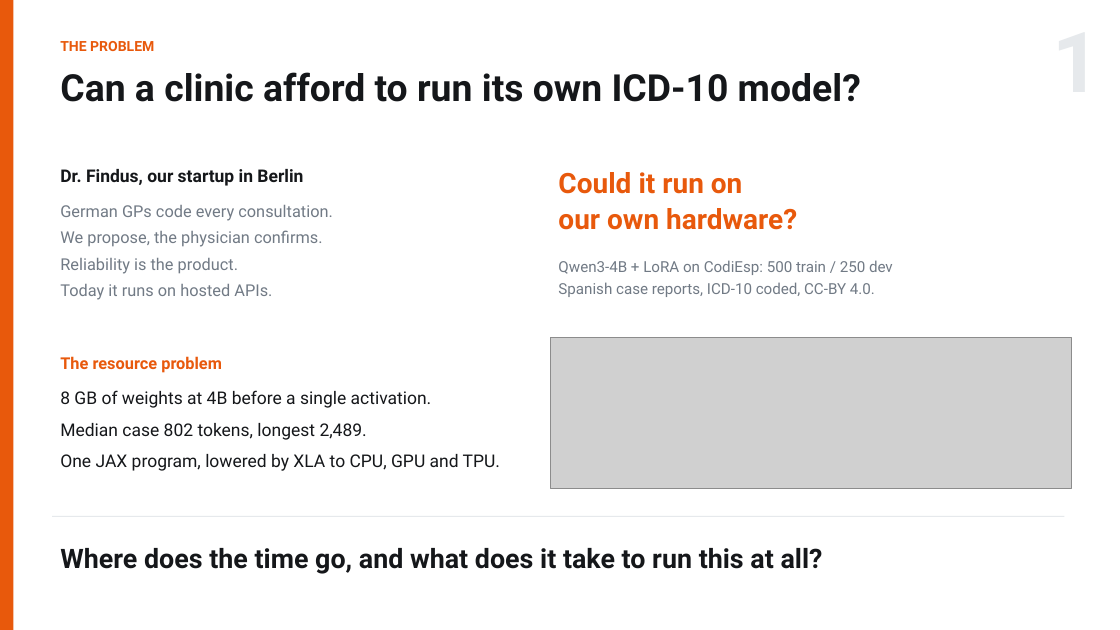
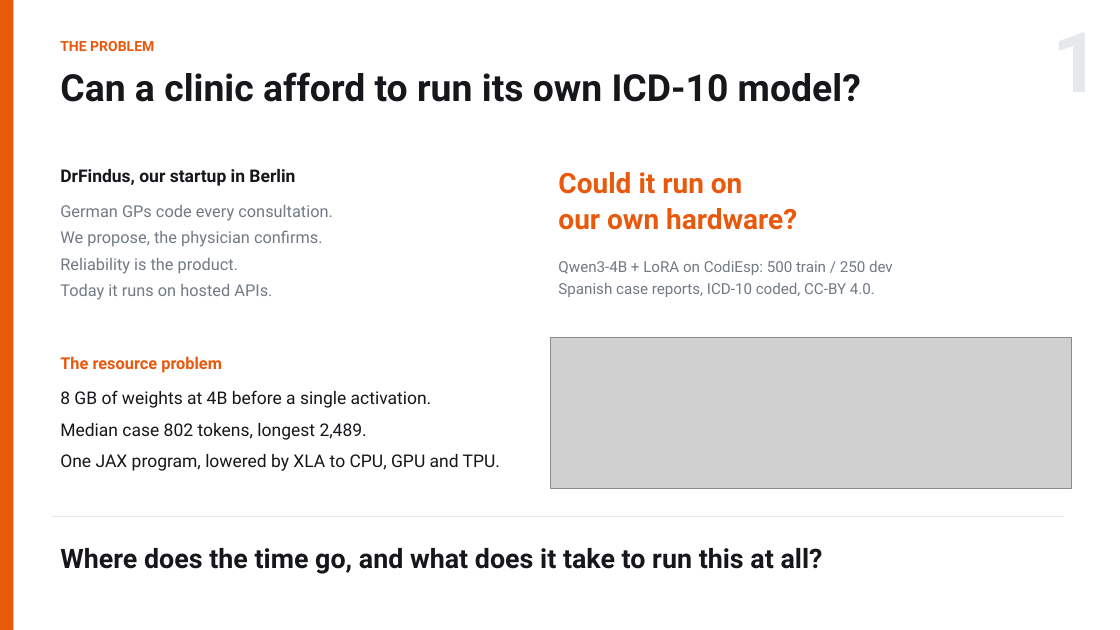
Before and after one commit to RN0L/qwen3-icd10-scaling, a slide deck: slide 1 of slides/ME344_Final_Arnold_Hambuch.pptx. Drawn at 1120x630 pixels with LibreOffice and Linux fonts; fonts in the diff are those of the drawing; grey boxes stand for pictures. Boxes give left, top, right and bottom in pixels: in the first picture for what was removed or moved away, otherwise in the second. Text is boxed around its words. In the diff, an @@ line names an element or a change of style, - is before the commit and + after.

Commit message:
Dr. Findus -> DrFindus
One occurrence in build_pptx.py, the slide 1 card heading. Everything downstream
regenerates from it, so the PPTX and the PDF are rebuilt rather than edited.

Verified: no "Dr. Findus" left in the source, the PPTX XML carries the new spelling
and the old one not at all, and page 1 of the exported PDF was checked by
rendering it rather than by grepping, since the PDF's text is font-subset encoded
and a grep over it proves nothing either way.

```diff
--- a/slides/ME344_Final_Arnold_Hambuch.pptx
+++ b/slides/ME344_Final_Arnold_Hambuch.pptx
@@ text at bbox=[60, 169, 295, 186]: text changed @@
-Dr. Findus, our startup in Berlin
+DrFindus, our startup in Berlin
```
Also in this commit, not shown: 2 other files.
